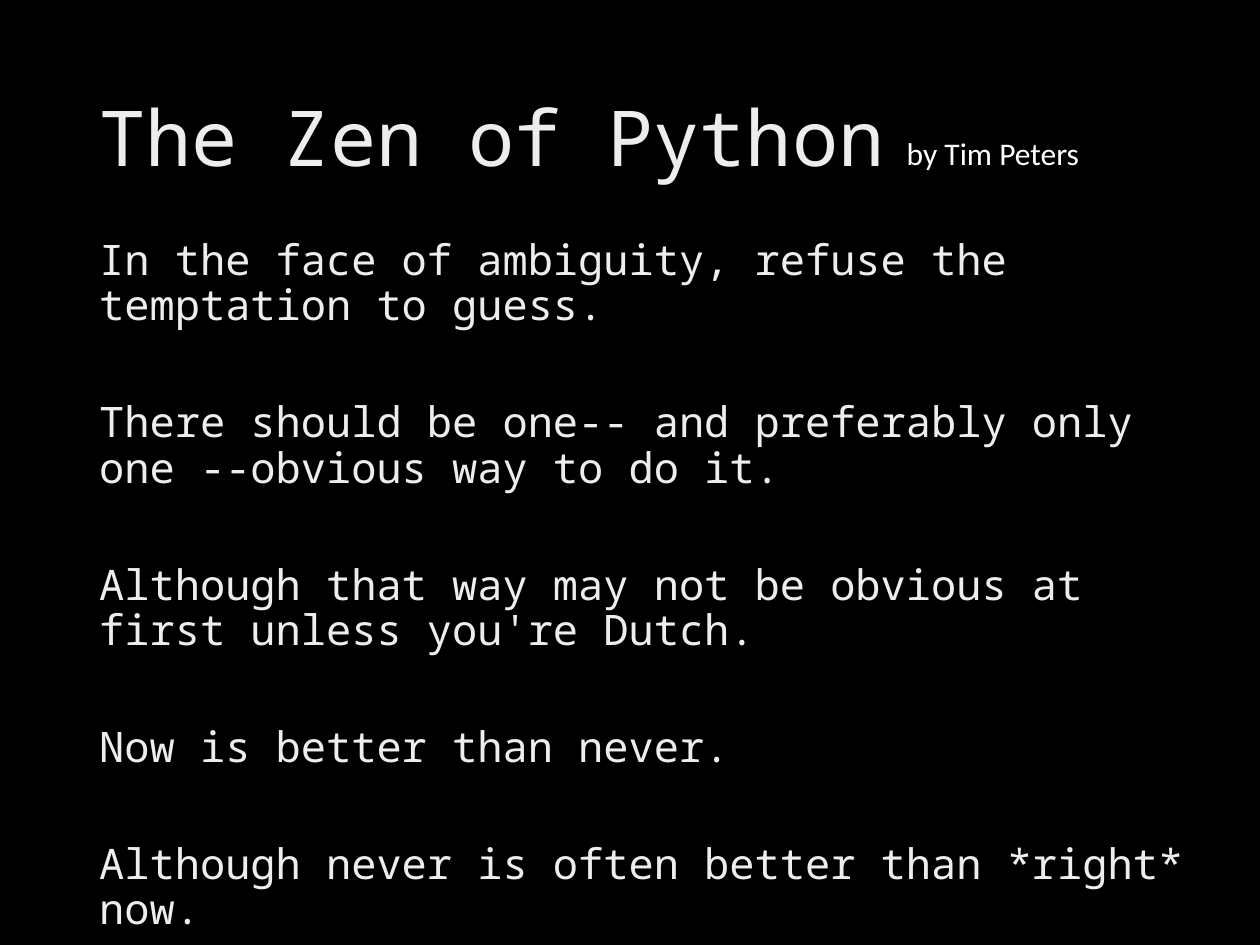
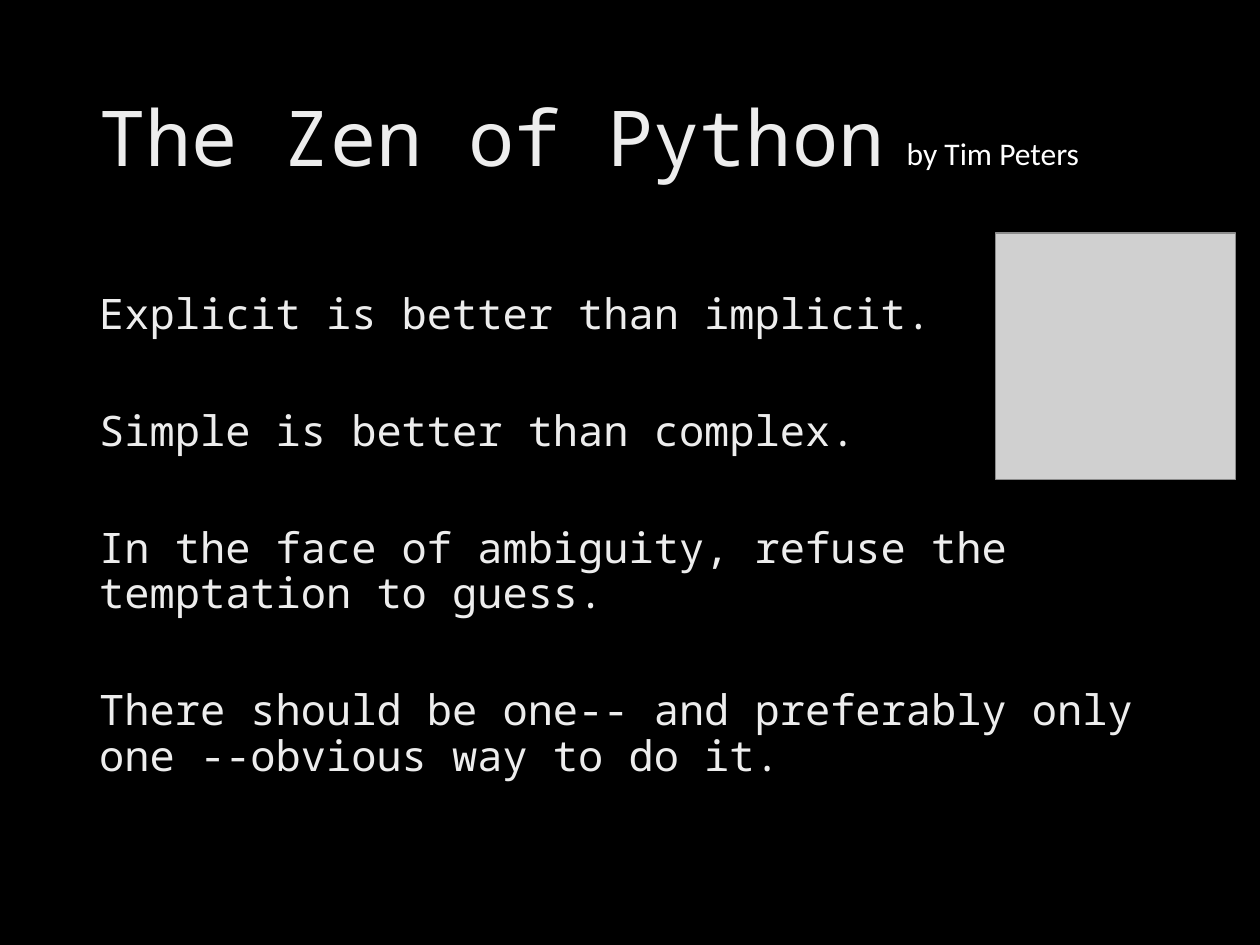
Before and after one commit to brevans/MPS_Workshop, a slide deck: slide 6 of presentations/intro python.pptx (slide 8 before the commit). Drawn at 1260x945 pixels with LibreOffice and Linux fonts; fonts in the diff are those of the drawing; grey boxes stand for pictures; background and template pictures are left out. Boxes give left, top, right and bottom in pixels: in the first picture for what was removed or moved away, otherwise in the second. Text is boxed around its words. In the diff, an @@ line names an element or a change of style, - is before the commit and + after.

```diff
--- a/presentations/intro python.pptx
+++ b/presentations/intro python.pptx
@@ picture added at (995, 233, 1236, 480) @@
@@ text "Explicit is better than implicit.": place and size @@
-text "Explicit is better than implicit." at (99, 243, 1183, 925)
+text "Explicit is better than implicit." at (99, 297, 1133, 782)
@@ text at (99, 297, 931, 456): paragraphs added @@
+Explicit is better than implicit.
+Simple is better than complex.
@@ text at (99, 568, 1183, 925): paragraphs removed @@
-Although that way may not be obvious at first unless you're Dutch.
-Now is better than never.
-Although never is often better than *right* now.
```
Also in this commit, not shown: 2 slides added, 3 slides removed, 1 other file.
